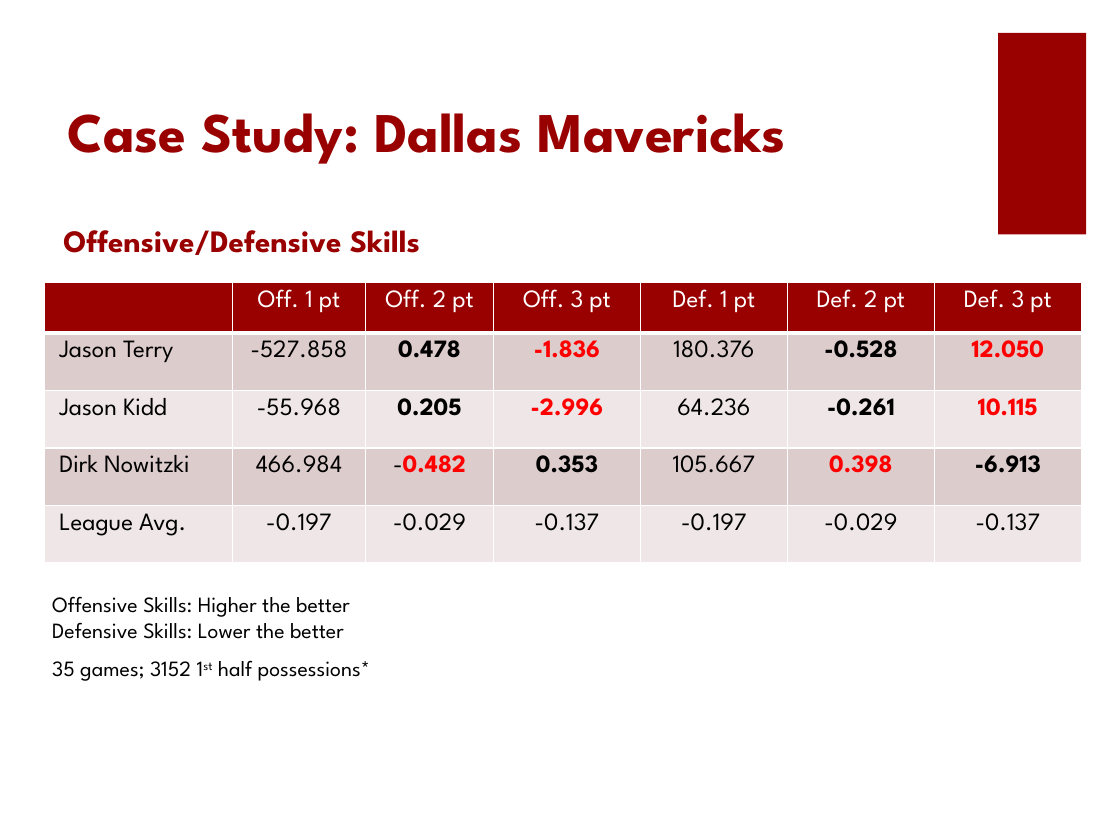
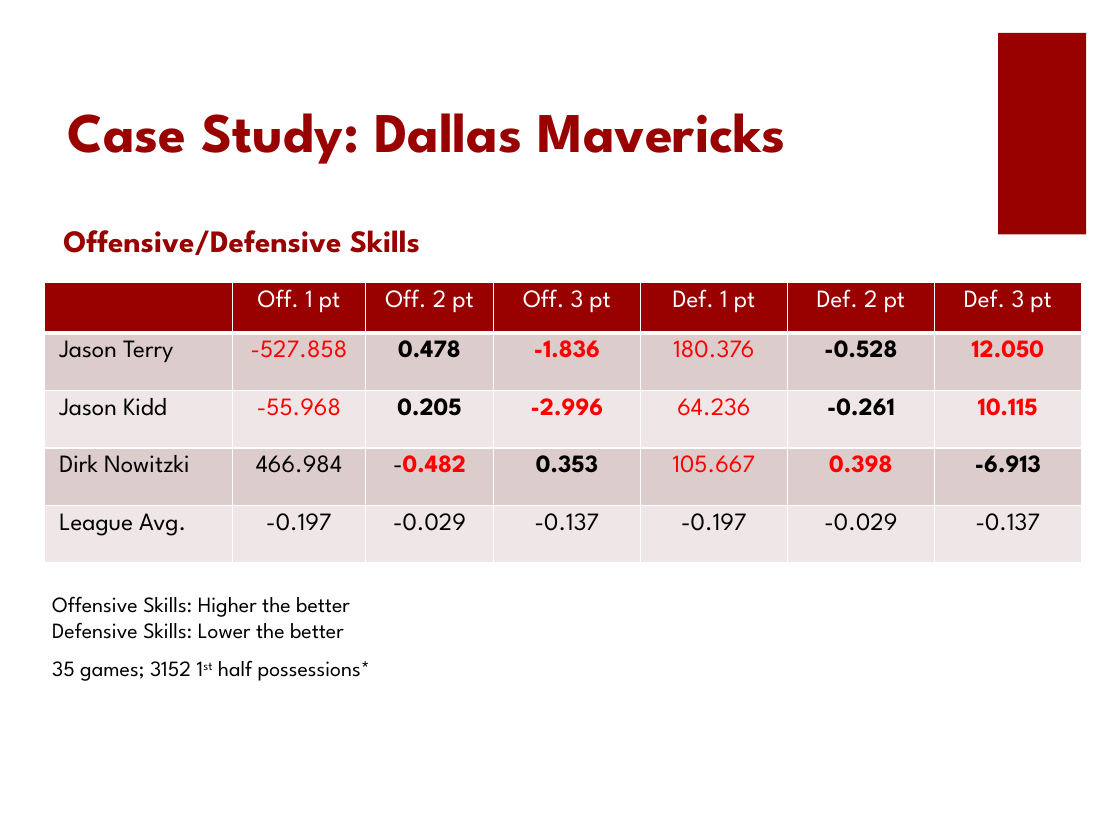
Before and after one commit to devang1994/tennis-skill-rankings, a slide deck: slide 7 of poster/CS 228 Poster Presentation.pptx. Drawn at 1120x840 pixels with LibreOffice and Linux fonts; fonts in the diff are those of the drawing. Boxes give left, top, right and bottom in pixels: in the first picture for what was removed or moved away, otherwise in the second. Text is boxed around its words. In the diff, an @@ line names an element or a change of style, - is before the commit and + after.

```diff
--- a/poster/CS 228 Poster Presentation.pptx
+++ b/poster/CS 228 Poster Presentation.pptx
@@ table at (x1=45, y1=282, x2=1081, y2=563) @@
@@ text colour #000000 to #FF0000 in "-527.858", "180.376", "-55.968", "64.236" and 1 more places @@
```
Also in this commit, not shown: 2 other slides changed.
